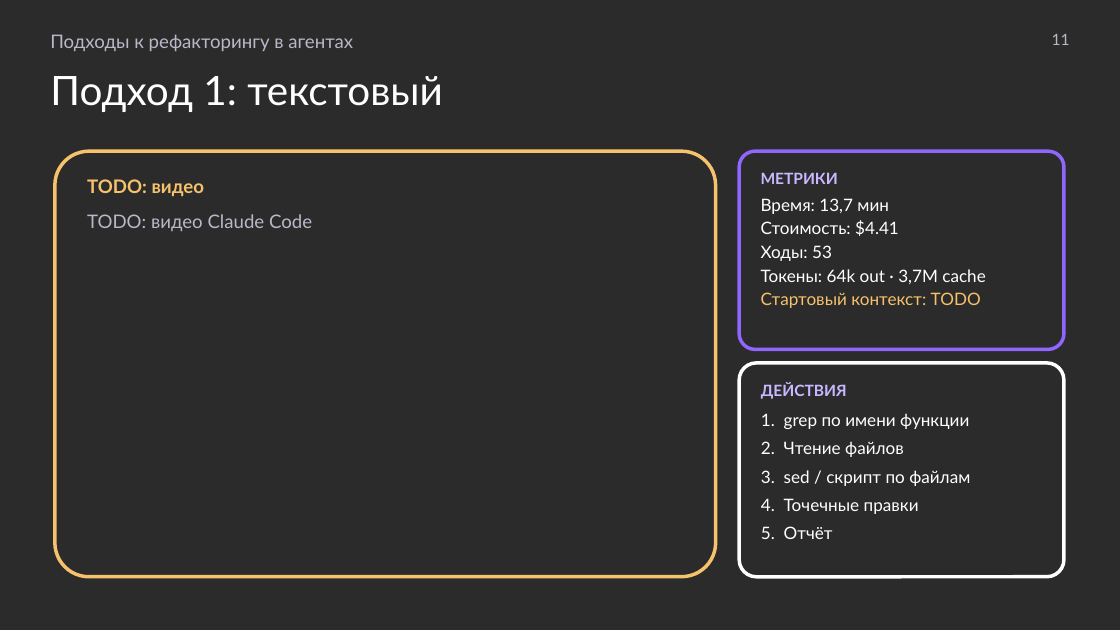
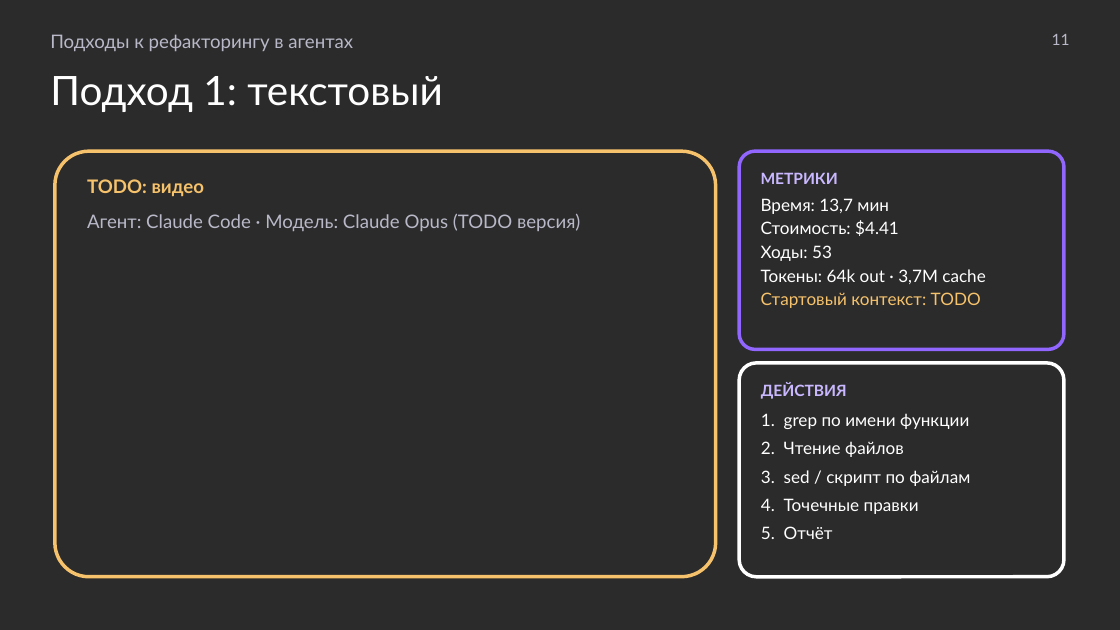
Before and after one commit to MchKosticyn/ide-refactoring-in-ai-agents, a slide deck: slide 11 of Доклад_ Рефакторинг в ИИ-агентах.pptx. Drawn at 1120x630 pixels with LibreOffice and Linux fonts; fonts in the diff are those of the drawing; background and template pictures are left out; a plain dark background stands for a picture behind light text. Boxes give left, top, right and bottom in pixels: in the first picture for what was removed or moved away, otherwise in the second. Text is boxed around its words. In the diff, an @@ line names an element or a change of style, - is before the commit and + after.

```diff
--- a/Доклад_ Рефакторинг в ИИ-агентах.pptx
+++ b/Доклад_ Рефакторинг в ИИ-агентах.pptx
@@ text in rounded rectangle at (x1=87, y1=214, x2=580, y2=231): text changed @@
-TODO: видео Claude Code
+Агент: Claude Code · Модель: Claude Opus (TODO версия)
```
Also in this commit, not shown: 26 other slides changed, 1 slide removed, 1 other file.
